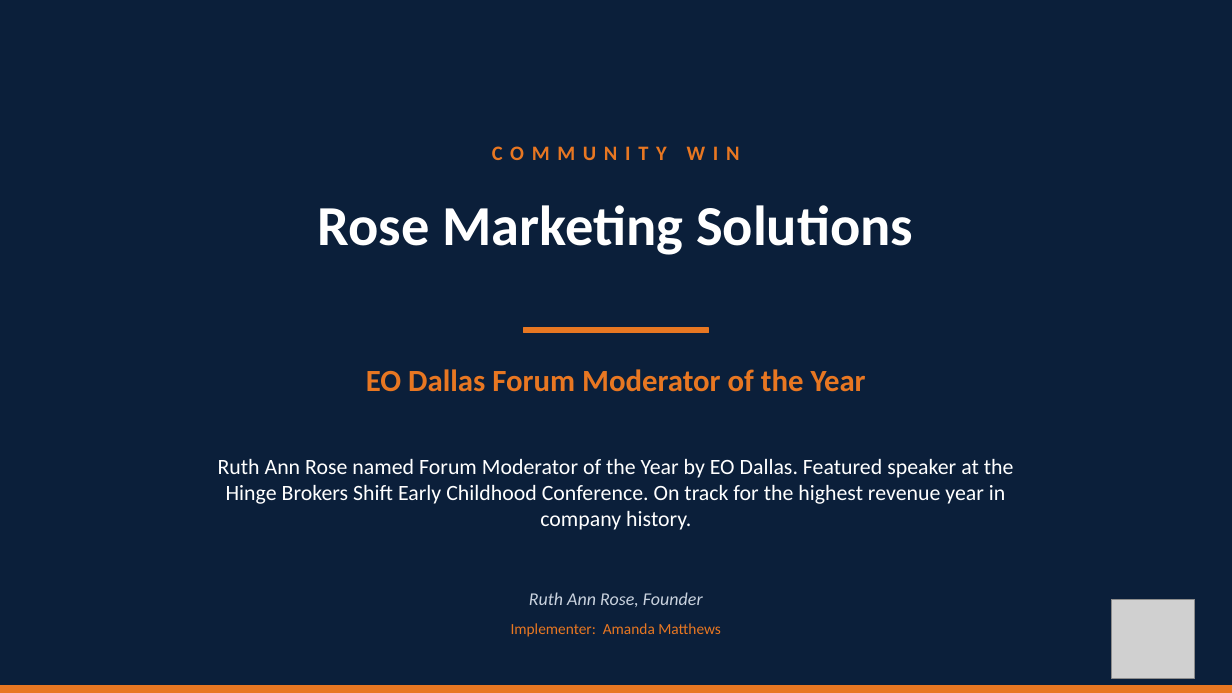
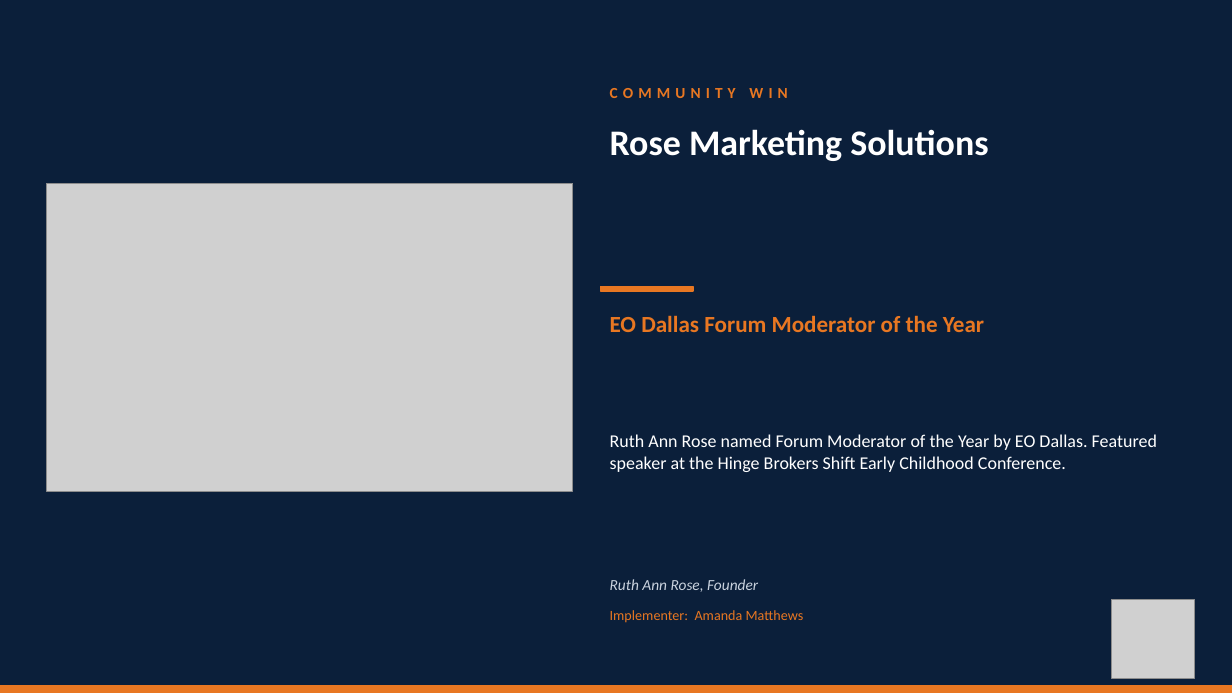
Before and after one commit to TicoRicoRay/wroe-dallas-2026, a slide deck: slide 18 of deliverables/celebrations-loop/Celebrations-Loop.pptx (slide 16 before the commit). Drawn at 1232x693 pixels with LibreOffice and Linux fonts; fonts in the diff are those of the drawing; grey boxes stand for pictures. Boxes give left, top, right and bottom in pixels: in the first picture for what was removed or moved away, otherwise in the second. Text is boxed around its words. In the diff, an @@ line names an element or a change of style, - is before the commit and + after.

```diff
--- a/deliverables/celebrations-loop/Celebrations-Loop.pptx
+++ b/deliverables/celebrations-loop/Celebrations-Loop.pptx
@@ text "COMMUNITY WIN": place and size @@
-text "COMMUNITY WIN" at [492,146,740,160]
+text "COMMUNITY WIN" at [610,88,787,98]
@@ text "COMMUNITY WIN" at [610,88,787,98]: size 16 to 12 pt, letter spacing 6 to 4 pt; alignment centre to left @@
@@ text "Rose Marketing Solutions": place and size @@
-text "Rose Marketing Solutions" at [318,205,913,255]
+text "Rose Marketing Solutions" at [610,129,988,161]
@@ text "Rose Marketing Solutions" at [610,129,988,161]: size 44 to 28 pt; alignment centre to left @@
@@ picture added at [46,183,573,491] @@
@@ rectangle: place and size @@
-rectangle at [524,328,709,333]
+rectangle at [601,287,693,291]
@@ text "EO Dallas Forum Moderator of ...": place and size @@
-text "EO Dallas Forum Moderator of ..." at [366,369,866,392]
+text "EO Dallas Forum Moderator of ..." at [610,315,984,332]
@@ text "EO Dallas Forum Moderator of ..." at [610,315,984,332]: size 24 to 18 pt; alignment centre to left @@
@@ text at [610,434,1157,472]: text changed; size 17 to 14 pt @@
-Ruth Ann Rose named Forum Moderator of the Year by EO Dallas. Featured speaker at the Hinge Brokers Shift Early Childhood Conference. On track for the highest revenue year in company history.
+Ruth Ann Rose named Forum Moderator of the Year by EO Dallas. Featured speaker at the Hinge Brokers Shift Early Childhood Conference.
@@ text "Ruth Ann Rose, Founder": place and size @@
-text "Ruth Ann Rose, Founder" at [529,592,703,607]
+text "Ruth Ann Rose, Founder" at [610,579,758,592]
@@ text "Ruth Ann Rose, Founder" at [610,579,758,592]: size 14 to 12 pt; alignment centre to left @@
@@ text "Implementer: Amanda Matthews": place and size @@
-text "Implementer: Amanda Matthews" at [511,623,721,637]
+text "Implementer: Amanda Matthews" at [610,610,804,623]
@@ text "Implementer: Amanda Matthews" at [610,610,804,623]: size 12 to 11 pt; alignment centre to left @@
```
Also in this commit, not shown: 2 slides added, 19 other files.
